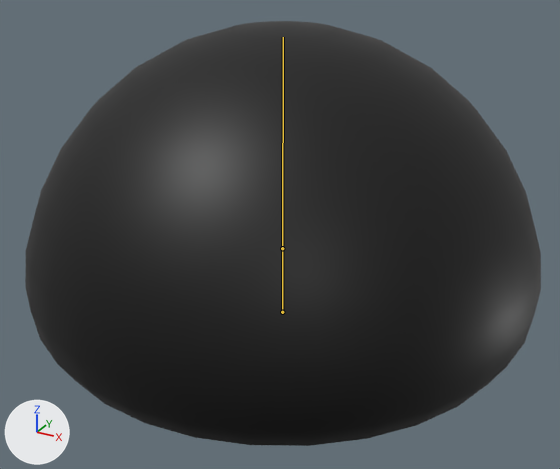
The Blender file Slime/slime.blend: old version first, new version second.
Before and after are seen from a 50 mm camera at (1.42, -2.61, 1.71) aimed at (0.03, -0.08, 0.44). The axes (+X, +Y, +Z) are drawn at lower left. The lights are the same throughout. The bones that bend it are drawn over the model as lines.

Names of what the first picture shows: 'Happy Slime Skin'.
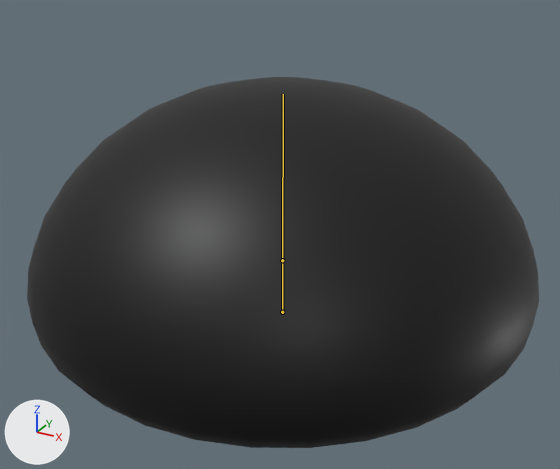
The newer file adds an action. The first version stands in its rest pose; the second is drawn at frame 48 of the action 'Move'.

Location of each change, (x1, y1, x2, y2) in pixels of the pictures (560 x 469 px):
```json
{"object": "Happy Slime Skin", "change": "posed", "before": [25, 21, 541, 446], "after": [27, 77, 539, 448], "on screen": "13% shorter"}
{"bone": "Base", "before": "(282, 312) to (282, 248)", "after": "(282, 312) to (282, 260)"}
```

Edits to the scene script, one JSON object a line:
```json
{"block": "bone_base", "where": "bone_base = bpy.data.objects['Happy Slime Armature'].pose.bones['Base']"}
{"op": "set", "path": "bone_base.scale", "old": "(1.0, 1.0, 1.0)", "new": "(1.0, 0.82, 1.0)"}
```
